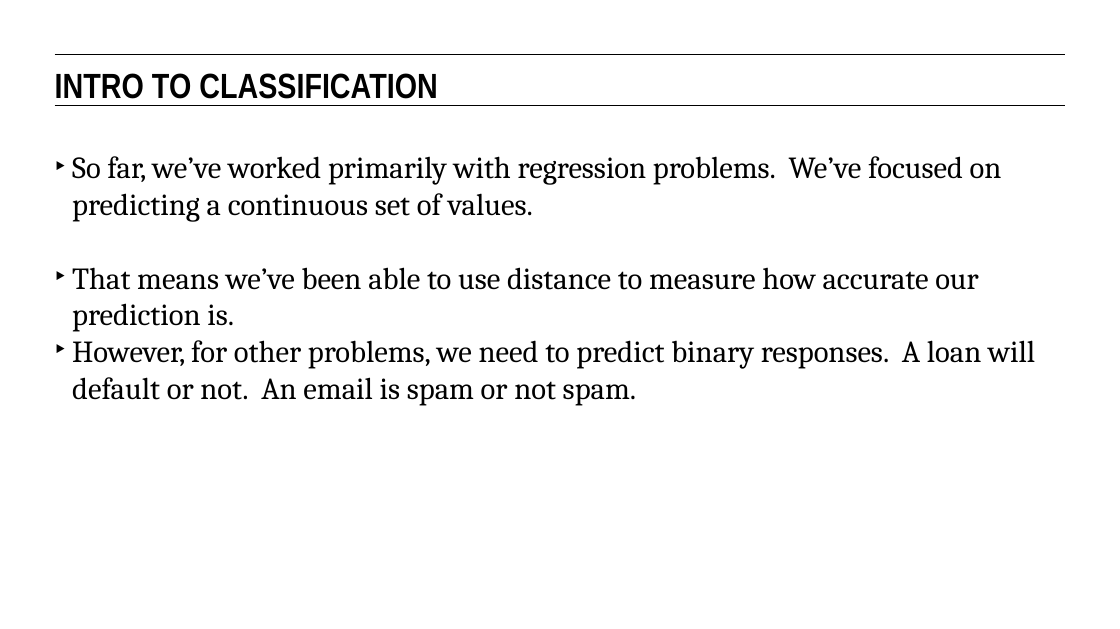
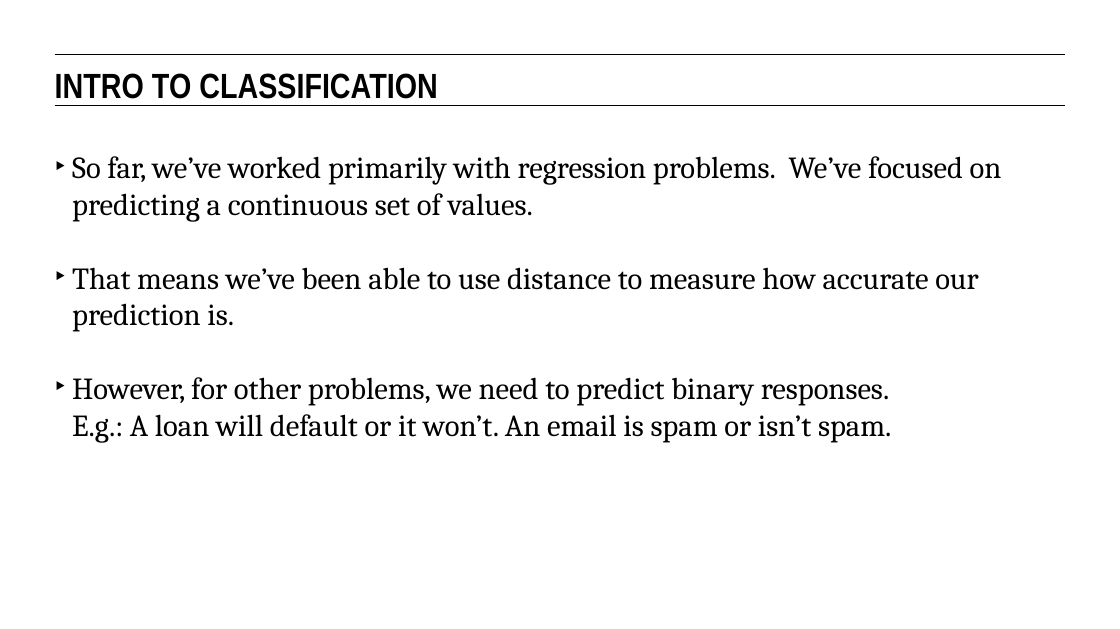
Before and after one commit to eflautt/ga-data-science, a slide deck: slide 9 of lessons/lesson-08/08-intro-to-classification.pptx. Drawn at 1120x629 pixels with LibreOffice and Linux fonts; fonts in the diff are those of the drawing. Boxes give left, top, right and bottom in pixels: in the first picture for what was removed or moved away, otherwise in the second. Text is boxed around its words. In the diff, an @@ line names an element or a change of style, - is before the commit and + after.

```diff
--- a/lessons/lesson-08/08-intro-to-classification.pptx
+++ b/lessons/lesson-08/08-intro-to-classification.pptx
@@ text at <box>72,377,891,443</box>: text changed @@
-‣ However, for other problems, we need to predict binary responses. A loan will default or not. An email is spam or not spam.
+‣ However, for other problems, we need to predict binary responses.
+  E.g.: A loan will default or it won’t. An email is spam or isn’t spam.
```
Also in this commit, not shown: 12 other slides changed, 3 slides added.
